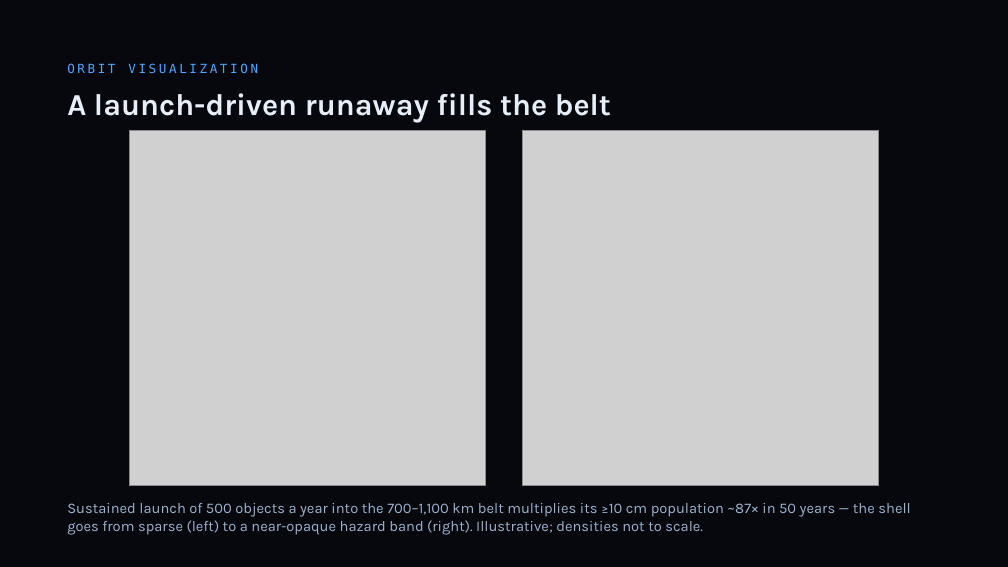
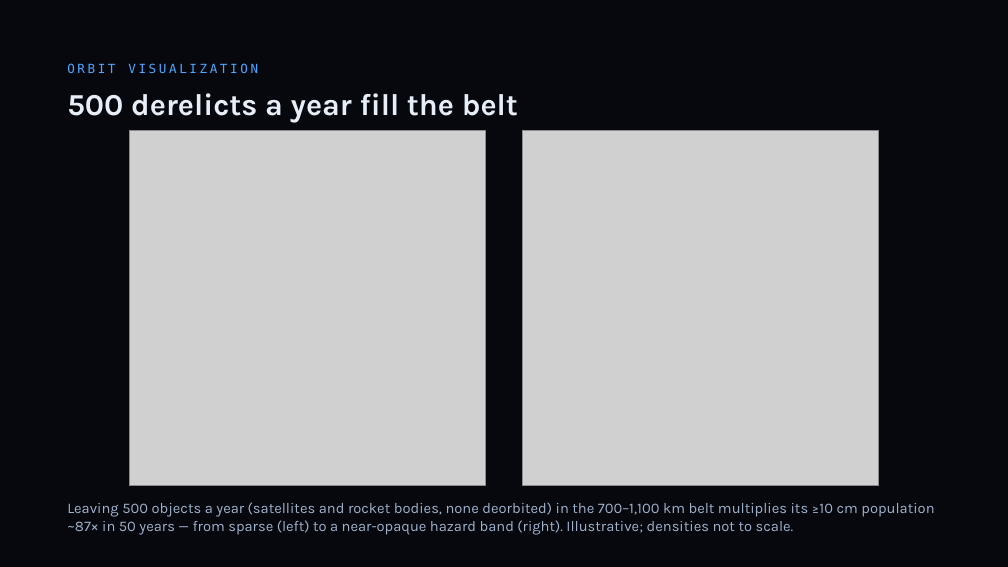
Before and after one commit to TimKadyrov/DebrisCascade, a slide deck: slide 17 of Barrel of Nails — Kessler Study.pptx. Drawn at 1008x567 pixels with LibreOffice and Linux fonts; fonts in the diff are those of the drawing; grey boxes stand for pictures. Boxes give left, top, right and bottom in pixels: in the first picture for what was removed or moved away, otherwise in the second. Text is boxed around its words. In the diff, an @@ line names an element or a change of style, - is before the commit and + after.

```diff
--- a/Barrel of Nails — Kessler Study.pptx
+++ b/Barrel of Nails — Kessler Study.pptx
@@ text at (67,93,518,123): text changed @@
-A launch-driven runaway fills the belt
+500 derelicts a year fill the belt
@@ text at (67,502,934,535): text changed @@
-Sustained launch of 500 objects a year into the 700–1,100 km belt multiplies its ≥10 cm population ~87× in 50 years — the shell goes from sparse (left) to a near-opaque hazard band (right). Illustrative; densities not to scale.
+Leaving 500 objects a year (satellites and rocket bodies, none deorbited) in the 700–1,100 km belt multiplies its ≥10 cm population ~87× in 50 years — from sparse (left) to a near-opaque hazard band (right). Illustrative; densities not to scale.
```
Also in this commit, not shown: 8 other slides changed, 10 other files.
